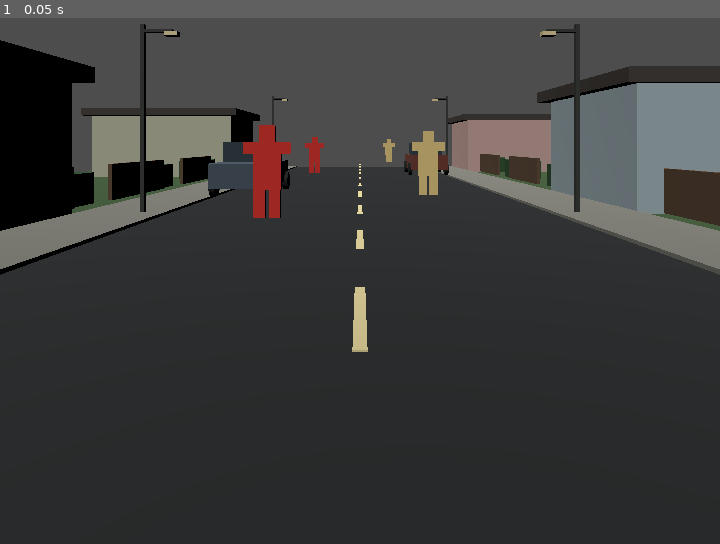
Above: before the commit, frame 1.
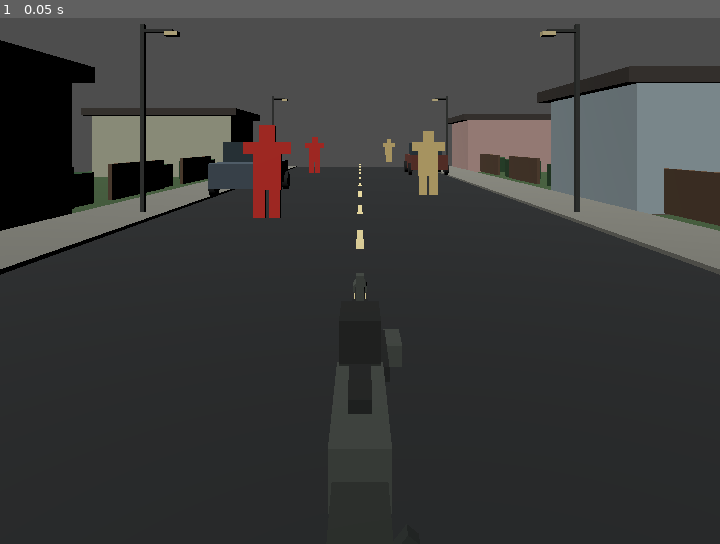
Above: after the commit, the same moment.

Repository: goldenroar1804-dev/Iron-veil
Game: Godot game, scene res://scenes/main.tscn
Two runs of this game, one before a commit and one after it. Both use one fixed random seed, a clock stepped at 60 frames per second and the inputs below.
Inputs:
- Up to frame 1 (0.05 s): no input

The runs differ from the first frame. In frame 1, 0.7% of the frame differs, in the area x 45-56%, y 48-77%.

Commit message:
Add rifle pickup, muzzle flash, synthesized sound and enterable houses

Diff:
--- a/scripts/main.gd
+++ b/scripts/main.gd
@@ -18,18 +18,28 @@
 var rifle: Node3D
 var fire_cooldown := 0.0
 var trigger_was_pressed := false
+var rifle_held := false
+var grip_was_pressed := false
+var footstep_timer := 0.0
+var muzzle_flash: MeshInstance3D
+var muzzle_light: OmniLight3D
+var gun_audio: AudioStreamPlayer3D
+var footstep_audio: AudioStreamPlayer3D
 
 func _ready() -> void:
     _start_openxr()
     _build_suburban_block()
     _build_hands()
     _build_rifle()
+    _build_audio()
 
 func _process(delta: float) -> void:
     if not _xr_is_active():
         return
     _update_smooth_movement(delta)
     _update_smooth_turn(delta)
+    _update_weapon_grab()
+    _update_footsteps()
     fire_cooldown = maxf(0.0, fire_cooldown - delta)
     _update_firing()
 
@@ -106,7 +116,11 @@
     # Local forward is -Z. This offset puts the stock near the right shoulder.
     rifle.position = Vector3(0.025, -0.11, -0.22)
     rifle.rotation_degrees = Vector3(-4.0, 0.0, 0.0)
-    right_controller.add_child(rifle)
+    add_child(rifle)
+    var forward := -xr_camera.global_transform.basis.z
+    forward.y = 0.0
+    rifle.global_position = xr_camera.global_position + forward.normalized() * 0.85 + Vector3(0, -0.55, 0)
+    rifle.global_rotation = xr_camera.global_rotation
 
     var dark := Color(0.075, 0.085, 0.08)
     var polymer := Color(0.13, 0.15, 0.13)
@@ -135,7 +149,11 @@
     _add_weapon_box(rifle, "TriggerGuard", Vector3(0.075, 0.018, 0.09), Vector3(0, -0.16, -0.09), metal)
 
     # The right glove is attached to the rifle grip; the left glove tracks its controller.
-    _make_gloved_hand(rifle, Vector3(0.0, -0.19, -0.055), true)
+    var right_hand := Node3D.new()
+    right_hand.name = "RightGripHand"
+    right_hand.position = Vector3(0.0, -0.19, -0.055)
+    rifle.add_child(right_hand)
+    _make_gloved_hand(right_hand, Vector3.ZERO, true)
     # Support-hand model sits farther forward along the handguard.
     var support_hand := Node3D.new()
     support_hand.name = "SupportHandOnHandguard"
@@ -145,6 +163,23 @@
     for i in range(4):
         var finger_x := (float(i) - 1.5) * 0.025
         _add_hand_piece(support_hand, "SupportFinger_%d" % i, Vector3(0.02, 0.025, 0.10), Vector3(finger_x, -0.025, -0.105), Color(0.12, 0.14, 0.13))
+
+    muzzle_flash = MeshInstance3D.new()
+    muzzle_flash.name = "MuzzleFlash"
+    var flash_mesh := SphereMesh.new()
+    flash_mesh.radius = 0.075
+    flash_mesh.height = 0.15
+    muzzle_flash.mesh = flash_mesh
+    muzzle_flash.position = Vector3(0, 0.012, -1.22)
+    muzzle_flash.material_override = _material(Color(1.0, 0.58, 0.12))
+    muzzle_flash.visible = false
+    rifle.add_child(muzzle_flash)
+    muzzle_light = OmniLight3D.new()
+    muzzle_light.light_color = Color(1.0, 0.55, 0.18)
+    muzzle_light.light_energy = 0.0
+    muzzle_light.omni_range = 4.0
+    muzzle_light.position = muzzle_flash.position
+    rifle.add_child(muzzle_light)
 
 func _add_weapon_box(parent: Node3D, label: String, dimensions: Vector3, location: Vector3, tint: Color) -> void:
     var part := MeshInstance3D.new()
@@ -169,16 +204,40 @@
     part.material_override = _material(tint)
     parent.add_child(part)
 
+func _update_weapon_grab() -> void:
+    var right_grip := right_controller.is_button_pressed("grip")
+    var any_grip := right_grip or left_controller.is_button_pressed("grip")
+    if not rifle_held and any_grip and right_controller.global_position.distance_to(rifle.global_position) < 1.0:
+        rifle.reparent(right_controller, true)
+        rifle.position = Vector3(0.025, -0.11, -0.22)
+        rifle.rotation_degrees = Vector3(-4.0, 0.0, 0.0)
+        rifle_held = true
+        print("IRON VEIL: rifle picked up")
+    elif rifle_held and grip_was_pressed and not right_grip:
+        rifle.reparent(self, true)
+        rifle_held = false
+        print("IRON VEIL: rifle dropped")
+    grip_was_pressed = right_grip
+
 func _update_firing() -> void:
     var pressed := right_controller.is_button_pressed("trigger")
-    if pressed and not trigger_was_pressed and fire_cooldown <= 0.0:
+    if rifle_held and pressed and not trigger_was_pressed and fire_cooldown <= 0.0:
         _fire_rifle()
         fire_cooldown = fire_interval
     trigger_was_pressed = pressed
 
 func _fire_rifle() -> void:
-    if rifle == null:
+    if rifle == null or not rifle_held:
         return
+    muzzle_flash.visible = true
+    muzzle_light.light_energy = 3.5
+    get_tree().create_timer(0.06).timeout.connect(func():
+        if is_instance_valid(muzzle_flash):
+            muzzle_flash.visible = false
+            muzzle_light.light_energy = 0.0
+    )
+    gun_audio.global_position = rifle.global_position
+    gun_audio.play()
     var muzzle := rifle.global_position + (-rifle.global_transform.basis.z * 1.18)
     var direction := -rifle.global_transform.basis.z.normalized()
     var query := PhysicsRayQueryParameters3D.create(muzzle, muzzle + direction * shot_range)
@@ -187,6 +246,47 @@
     if not hit.is_empty():
         _spawn_bullet_impact(hit.position, hit.normal)
         print("IRON VEIL: hit ", hit.collider.name)
+
+func _build_audio() -> void:
+    gun_audio = AudioStreamPlayer3D.new()
+    gun_audio.name = "GunshotAudio"
+    gun_audio.stream = _make_audio_stream(true)
+    gun_audio.volume_db = -4.0
+    gun_audio.max_distance = 45.0
+    add_child(gun_audio)
+    footstep_audio = AudioStreamPlayer3D.new()
+    footstep_audio.name = "FootstepAudio"
+    footstep_audio.stream = _make_audio_stream(false)
+    footstep_audio.volume_db = -8.0
+    footstep_audio.max_distance = 12.0
+    add_child(footstep_audio)
+
+func _make_audio_stream(gunshot: bool) -> AudioStreamWAV:
+    var rate := 22050
+    var frames := int(rate * (0.32 if gunshot else 0.15))
+    var pcm := PackedByteArray()
+    pcm.resize(frames * 2)
+    for i in range(frames):
+        var t := float(i) / float(rate)
+        var envelope := exp(-t * (10.0 if gunshot else 25.0))
+        var wave := (randf_range(-1.0, 1.0) * 0.75 + sin(t * TAU * 75.0) * 0.25) * envelope
+        if not gunshot:
+            wave = (sin(t * TAU * 90.0) * 0.7 + randf_range(-1.0, 1.0) * 0.3) * envelope
+        pcm.encode_s16(i * 2, int(clampf(wave, -1.0, 1.0) * 26000.0))
+    var stream := AudioStreamWAV.new()
+    stream.format = AudioStreamWAV.FORMAT_16_BITS
+    stream.mix_rate = rate
+    stream.stereo = false
+    stream.data = pcm
+    return stream
+
+func _update_footsteps() -> void:
+    var stick: Vector2 = left_controller.get_vector2("primary")
+    footstep_timer = maxf(0.0, footstep_timer - get_process_delta_time())
+    if stick.length() > stick_deadzone and footstep_timer <= 0.0:
+        footstep_audio.global_position = xr_camera.global_position
+        footstep_audio.play()
+        footstep_timer = 0.48
 
 func _spawn_bullet_impact(point: Vector3, normal: Vector3) -> void:
     var impact := MeshInstance3D.new()
@@ -242,10 +342,15 @@
     _build_cqb_target("CQB_Target_04", Vector3(2.0, 0.0, -36.0), Color(0.76, 0.67, 0.43))
 
 func _build_house(label: String, center: Vector3, wall_color: Color) -> void:
-    _add_box(label + "_Main", Vector3(7.0, 3.1, 5.5), center + Vector3(0, 1.55, 0), wall_color)
-    var roof := _add_box(label + "_Roof", Vector3(7.7, 0.35, 6.2), center + Vector3(0, 3.25, 0), Color(0.20, 0.18, 0.16))
-    roof.rotation_degrees.z = 0.0
-    _add_box(label + "_FrontDoor", Vector3(0.9, 2.0, 0.08), center + Vector3(1.7, 1.0, -2.79), Color(0.20, 0.13, 0.09))
+    # Enterable shell with a doorway opening and a walkable interior floor.
+    _add_box(label + "_InteriorFloor", Vector3(6.7, 0.12, 5.2), center + Vector3(0, 0.02, 0), Color(0.34, 0.31, 0.26))
+    _add_box(label + "_BackWall", Vector3(7.0, 3.1, 0.18), center + Vector3(0, 1.55, 2.66), wall_color)
+    _add_box(label + "_LeftWall", Vector3(0.18, 3.1, 5.5), center + Vector3(-3.41, 1.55, 0), wall_color)
+    _add_box(label + "_RightWall", Vector3(0.18, 3.1, 5.5), center + Vector3(3.41, 1.55, 0), wall_color)
+    _add_box(label + "_FrontWallLeft", Vector3(2.8, 3.1, 0.18), center + Vector3(-2.1, 1.55, -2.66), wall_color)
+    _add_box(label + "_FrontWallRight", Vector3(2.8, 3.1, 0.18), center + Vector3(2.1, 1.55, -2.66), wall_color)
+    _add_box(label + "_DoorHeader", Vector3(1.4, 0.65, 0.18), center + Vector3(0, 2.78, -2.66), wall_color)
+    _add_box(label + "_Roof", Vector3(7.7, 0.35, 6.2), center + Vector3(0, 3.25, 0), Color(0.20, 0.18, 0.16))
     _add_box(label + "_WindowA", Vector3(1.25, 1.0, 0.07), center + Vector3(-1.6, 1.9, -2.81), Color(0.12, 0.22, 0.27))
     _add_box(label + "_WindowB", Vector3(1.25, 1.0, 0.07), center + Vector3(0.0, 1.9, -2.81), Color(0.12, 0.22, 0.27))
     _add_box(label + "_WindowTrimA", Vector3(1.38, 0.08, 0.09), center + Vector3(-1.6, 2.43, -2.83), Color(0.82, 0.79, 0.68))
